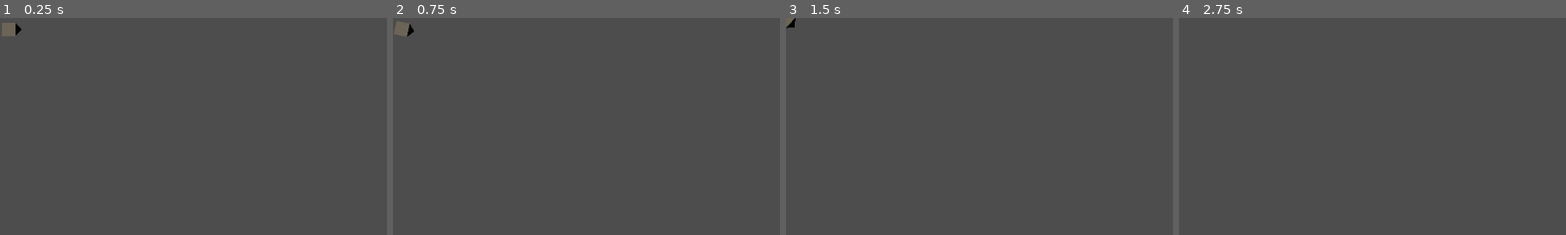
Above: before the commit, frames 1-4 (left to right).
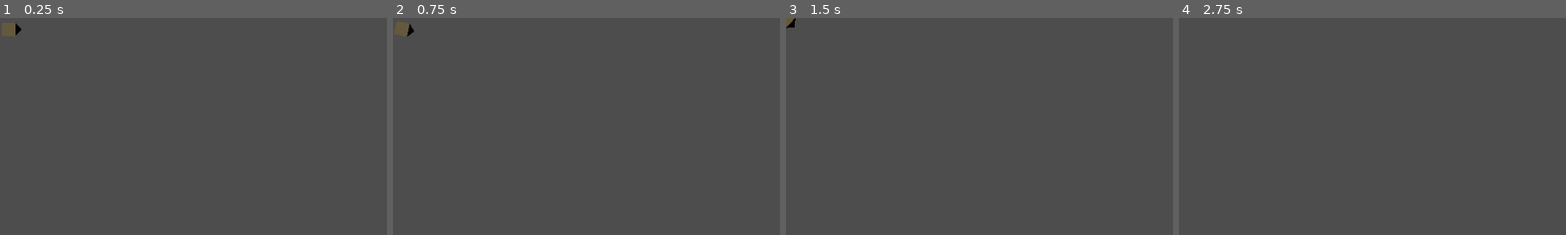
Above: after the commit, the same moments.

Repository: ConorDavidLawton/Drill-game
Game: Godot game, scene res://player.tscn
Same seed, same stepped clock (60 frames per second), same inputs: the game is played once before the commit and once after it. Before the commit the project starts from res://main.tscn.
Inputs:
- Up to frame 1 (0.25 s): no input
- Up to frame 2 (0.75 s): tap Enter at 0.5 s; hold D (right) from 0.53 s (still down)
- Up to frame 3 (1.5 s): tap Space at 1.25 s; release D (right) at 1.28 s; hold S (down) from 1.28 s (still down)
- Up to frame 4 (2.75 s): tap Enter at 2 s; release S (down) at 2.03 s; hold D (right) from 2.03 s (still down)
The pictures show only the part of the screen within x 0-50%, y 0-50%; the shares and areas given below are measured in that part.

The runs differ from the first frame. In frame 1, 0.2% of the frame differs, in the area x 0-5%, y 2-9%; in frame 2, 0.2%; in frame 3, less than 0.1%; in frame 4, nothing differs.

Commit message:
Started adding terrain destruction using collision polygons

Diff:
--- a/DigBackground.gd
+++ /dev/null
@@ -1,12 +0,0 @@
-extends Polygon2D
-
-
-func _draw():
-	var start = get_node("/root/Main/Player").position
-	print(start)
-	var fin = get_node("/root/Main/Player").position
-	draw_line(start,fin,Color(0,0,0),20)
-
-# Called every frame. 'delta' is the elapsed time since the previous frame.
-func _process(delta):
-	queue_redraw()
--- a/Player.gd
+++ b/Player.gd
@@ -4,7 +4,11 @@
 @export var speed = 100
 @export var rotation_speed = 1
 
+var screen_size
 var rotation_direction = 0
+
+func _ready():
+	screen_size = get_viewport_rect().size
 
 func get_input():
 	rotation_direction = Input.get_axis("left", "right")
--- a/main.tscn
+++ /dev/null
@@ -1,82 +0,0 @@
-[gd_scene load_steps=8 format=3 uid="uid://bgc7oe4t8mjq5"]
-
-[ext_resource type="Script" path="res://Player.gd" id="1_ltquk"]
-[ext_resource type="Script" path="res://DigBackground.gd" id="1_q00we"]
-
-[sub_resource type="GDScript" id="GDScript_cw1g8"]
-script/source = "extends Node2D
-
-func _draw():
-	var start = get_node(\"/root/Main/Player\").position
-	print(start)
-	var fin = get_node(\"/root/Main/Player\").position
-	draw_line(start,fin,Color(0,0,0),20)
-
-# Called every frame. 'delta' is the elapsed time since the previous frame.
-func _process(delta):
-	queue_redraw()
-"
-
-[sub_resource type="ViewportTexture" id="ViewportTexture_w4n73"]
-viewport_path = NodePath("World/DigBackground/Dig")
-
-[sub_resource type="GDScript" id="GDScript_sgye1"]
-script/source = "extends SubViewport
-"
-
-[sub_resource type="CapsuleShape2D" id="CapsuleShape2D_ca4fd"]
-
-[sub_resource type="GDScript" id="GDScript_nlb3a"]
-script/source = "extends Polygon2D
-
-
-func _draw():
-	var start = get_node(\"/root/Main/Player\").position
-	print(start)
-	var fin = get_node(\"/root/Main/Player\").position
-	draw_line(start,fin,Color(0,0,0),20)
-
-# Called every frame. 'delta' is the elapsed time since the previous frame.
-func _process(delta):
-	queue_redraw()
-"
-
-[node name="Main" type="Node2D"]
-
-[node name="World" type="Node2D" parent="."]
-script = SubResource("GDScript_cw1g8")
-
-[node name="DigBackground" type="Polygon2D" parent="World"]
-visible = false
-position = Vector2(45, 13)
-color = Color(0.227451, 0.227451, 0.141176, 1)
-texture = SubResource("ViewportTexture_w4n73")
-polygon = PackedVector2Array(-45, -13, 1107, -13, 1108, 635, -45, 634)
-script = ExtResource("1_q00we")
-
-[node name="Dig" type="SubViewport" parent="World/DigBackground"]
-size = Vector2i(1150, 650)
-render_target_clear_mode = 1
-script = SubResource("GDScript_sgye1")
-
-[node name="Player" type="CharacterBody2D" parent="."]
-position = Vector2(17, 17)
-script = ExtResource("1_ltquk")
-
-[node name="CollisionShape2D" type="CollisionShape2D" parent="Player"]
-rotation = 1.5708
-shape = SubResource("CapsuleShape2D_ca4fd")
-metadata/_edit_lock_ = true
-
-[node name="Polygon2D" type="Polygon2D" parent="Player"]
-rotation = -1.57465
-color = Color(0, 0, 0, 1)
-polygon = PackedVector2Array(-10, 6, 0, 15, 10, 6, 0, 6)
-metadata/_edit_lock_ = true
-
-[node name="Polygon2D2" type="Polygon2D" parent="Player"]
-rotation = -1.57586
-color = Color(0.419608, 0.396078, 0.345098, 1)
-polygon = PackedVector2Array(-10, 6, -10, -14, 10, -14, 10, 6)
-script = SubResource("GDScript_nlb3a")
-metadata/_edit_lock_ = true
--- /dev/null
+++ b/player.tscn
@@ -0,0 +1,24 @@
+[gd_scene load_steps=2 format=3 uid="uid://d2c671muco8bu"]
+
+[ext_resource type="Script" path="res://Player.gd" id="1_j5drg"]
+
+[node name="Player" type="CharacterBody2D"]
+position = Vector2(17, 17)
+script = ExtResource("1_j5drg")
+
+[node name="Drill" type="Polygon2D" parent="."]
+position = Vector2(-1.90735e-06, -1.90735e-06)
+rotation = -1.5708
+color = Color(0, 0, 0, 1)
+polygon = PackedVector2Array(-10, 6, 0, 15, 10, 6, 0, 6)
+metadata/_edit_lock_ = true
+
+[node name="Body" type="Polygon2D" parent="."]
+color = Color(0.396078, 0.352941, 0.239216, 1)
+polygon = PackedVector2Array(6, -10, -14, -10, -14, 10, 6, 10)
+metadata/_edit_lock_ = true
+
+[node name="CollisionPolygon2D" type="CollisionPolygon2D" parent="."]
+position = Vector2(0, -1)
+rotation = -1.5708
+polygon = PackedVector2Array(-7, 10, -1, 15, 5, 10, -1, 10)
--- a/project.godot
+++ b/project.godot
@@ -11,7 +11,7 @@
 [application]
 
 config/name="Drill game"
-run/main_scene="res://main.tscn"
+run/main_scene="res://player.tscn"
 config/features=PackedStringArray("4.2", "Mobile")
 config/icon="res://icon.svg"
 
--- /dev/null
+++ b/terrain.tscn
@@ -0,0 +1,17 @@
+[gd_scene format=3 uid="uid://c1q5vf08bpeg4"]
+
+[node name="Terrain" type="Node2D"]
+
+[node name="Background" type="Polygon2D" parent="."]
+color = Color(0.45098, 0.364706, 0.219608, 1)
+polygon = PackedVector2Array(0, 0, 1152, 0, 1152, 648, 0, 648)
+
+[node name="Rock" type="Polygon2D" parent="."]
+color = Color(0.333333, 0.172549, 0.0431373, 1)
+polygon = PackedVector2Array(0, 31, 36, 31, 36, 0, 1152, 0, 1152, 648, 0, 648)
+
+[node name="Destructible" type="StaticBody2D" parent="."]
+
+[node name="CollisionPolygon2D" type="CollisionPolygon2D" parent="Destructible"]
+visible = false
+polygon = PackedVector2Array(0, 31, 36, 31, 36, 0, 1152, 0, 1152, 648, 0, 648)
Not shown, removed: maiB567.tmp
Not shown, removed: maiD293.tmp
